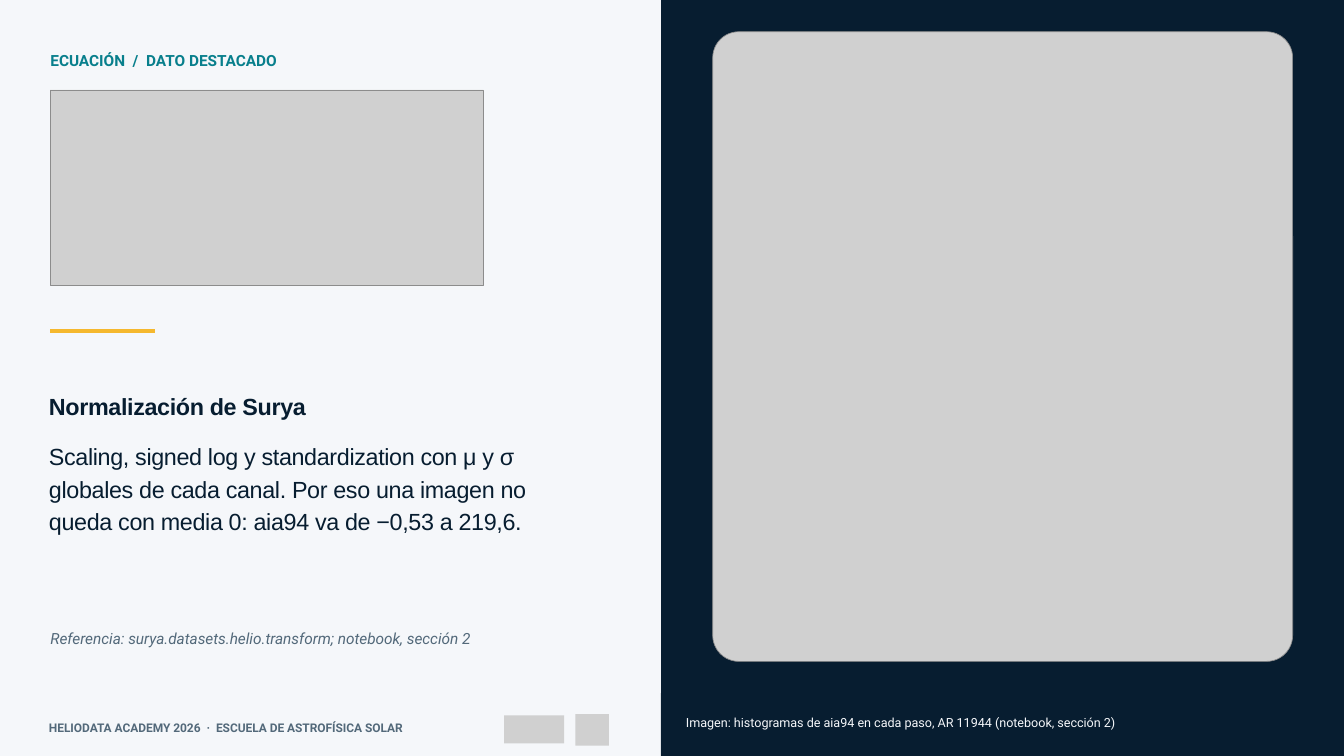
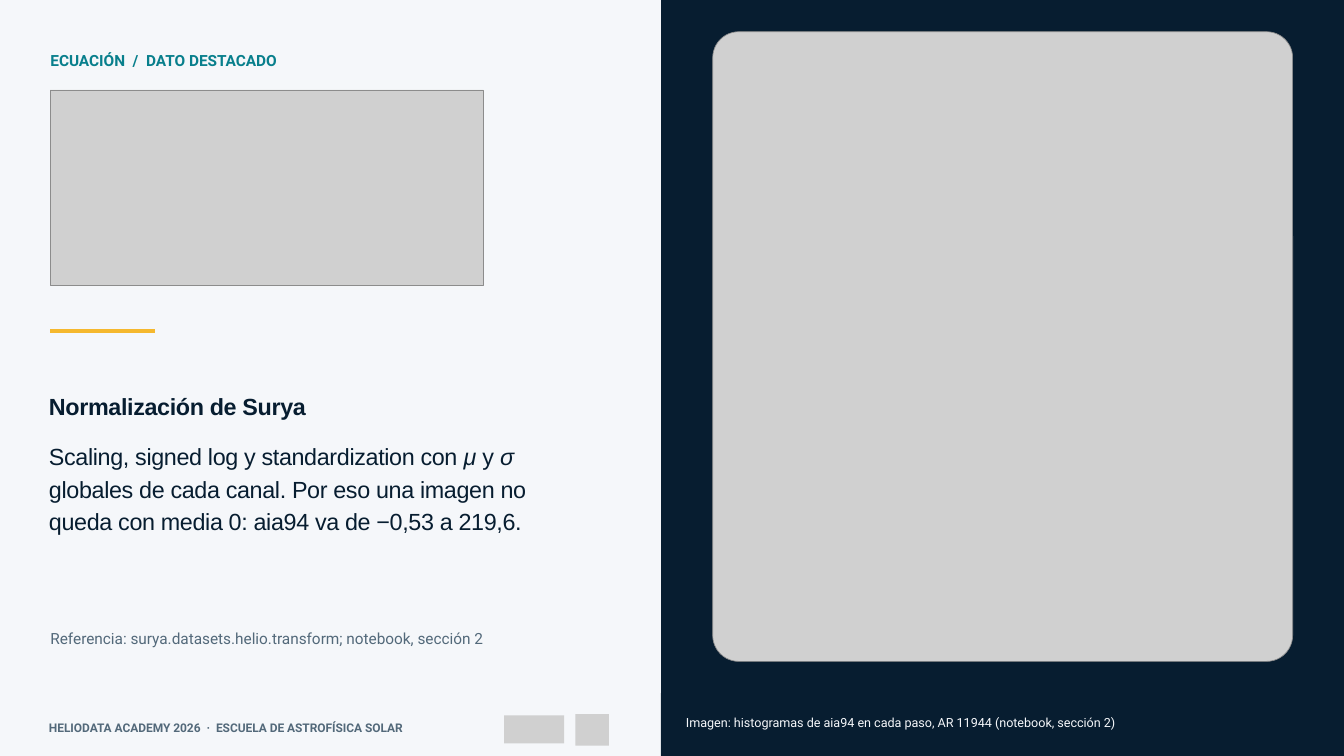
Before and after one commit to Group-of-Solar-Astrophysics/Escuela-Astrofisica-Solar-2026, a slide deck: slide 18 of 01_Material_por_expositor/Juan_Esteban_Agudelo_Ortiz/01_Presentacion/Machine_Learning_aplicado_al_Sol_Escuela_2026.pptx. Drawn at 1344x756 pixels with LibreOffice and Linux fonts; fonts in the diff are those of the drawing; grey boxes stand for pictures. Boxes give left, top, right and bottom in pixels: in the first picture for what was removed or moved away, otherwise in the second. Text is boxed around its words. In the diff, an @@ line names an element or a change of style, - is before the commit and + after.

```diff
--- a/01_Material_por_expositor/Juan_Esteban_Agudelo_Ortiz/01_Presentacion/Machine_Learning_aplicado_al_Sol_Escuela_2026.pptx
+++ b/01_Material_por_expositor/Juan_Esteban_Agudelo_Ortiz/01_Presentacion/Machine_Learning_aplicado_al_Sol_Escuela_2026.pptx
@@ text "Scaling, signed log y standardization ..." at [49, 448, 527, 535]: italic on in "μ σ" @@
@@ text "Referencia: surya.datasets.helio.transform; notebook, secció ..." at [50, 632, 483, 647]: italic off @@
```
Also in this commit, not shown: 4 other slides changed, 1 other file.
